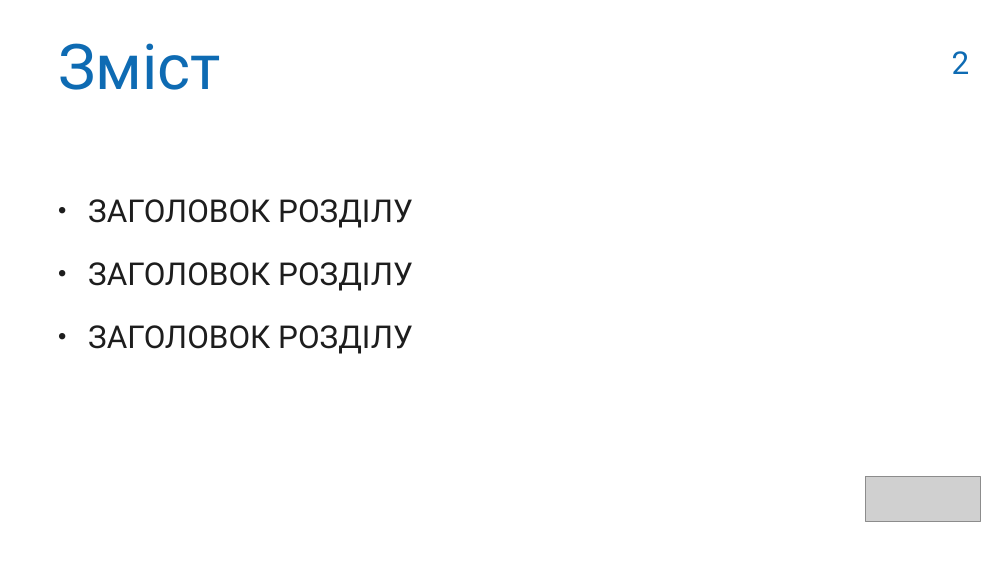
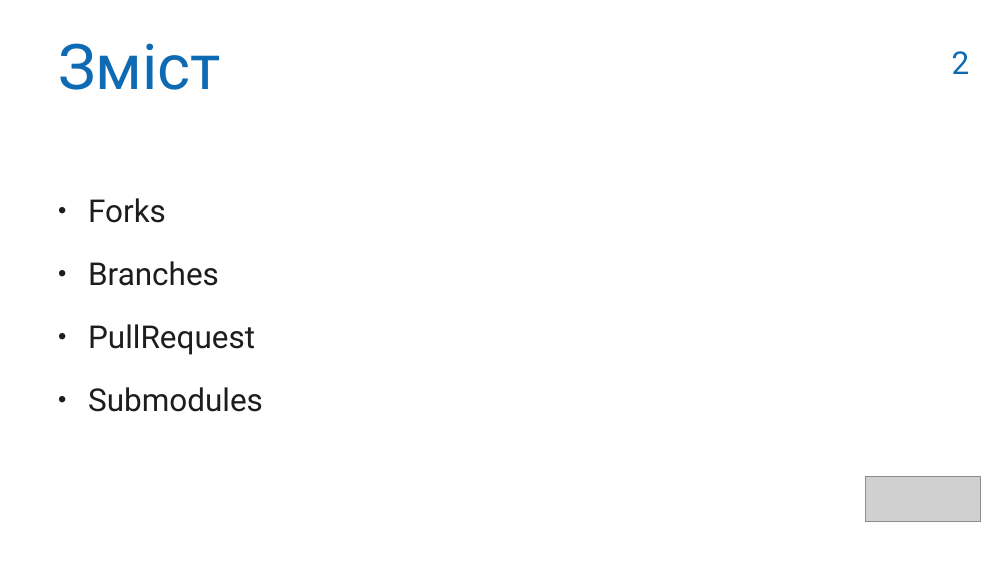
Before and after one commit to vitaliiTolmachov/Presentation, a slide deck: slide 2 of Presentation_easypay.pptx. Drawn at 1008x567 pixels with LibreOffice and Linux fonts; fonts in the diff are those of the drawing; grey boxes stand for pictures; background and template pictures are left out. Boxes give left, top, right and bottom in pixels: in the first picture for what was removed or moved away, otherwise in the second. Text is boxed around its words. In the diff, an @@ line names an element or a change of style, - is before the commit and + after.

```diff
--- a/Presentation_easypay.pptx
+++ b/Presentation_easypay.pptx
@@ text at (88, 198, 263, 412): text changed @@
-• ЗАГОЛОВОК РОЗДІЛУ
-• ЗАГОЛОВОК РОЗДІЛУ
-• ЗАГОЛОВОК РОЗДІЛУ
+• Forks
+• Branches
+• PullRequest
+• Submodules
```
Also in this commit, not shown: 1 other slide changed, 14 slides added, 8 slides removed.
